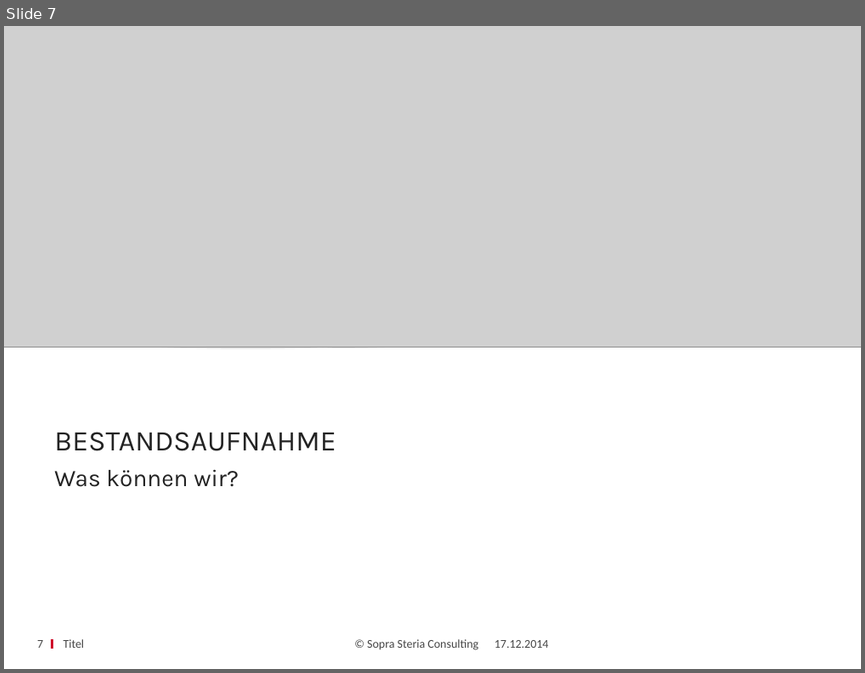
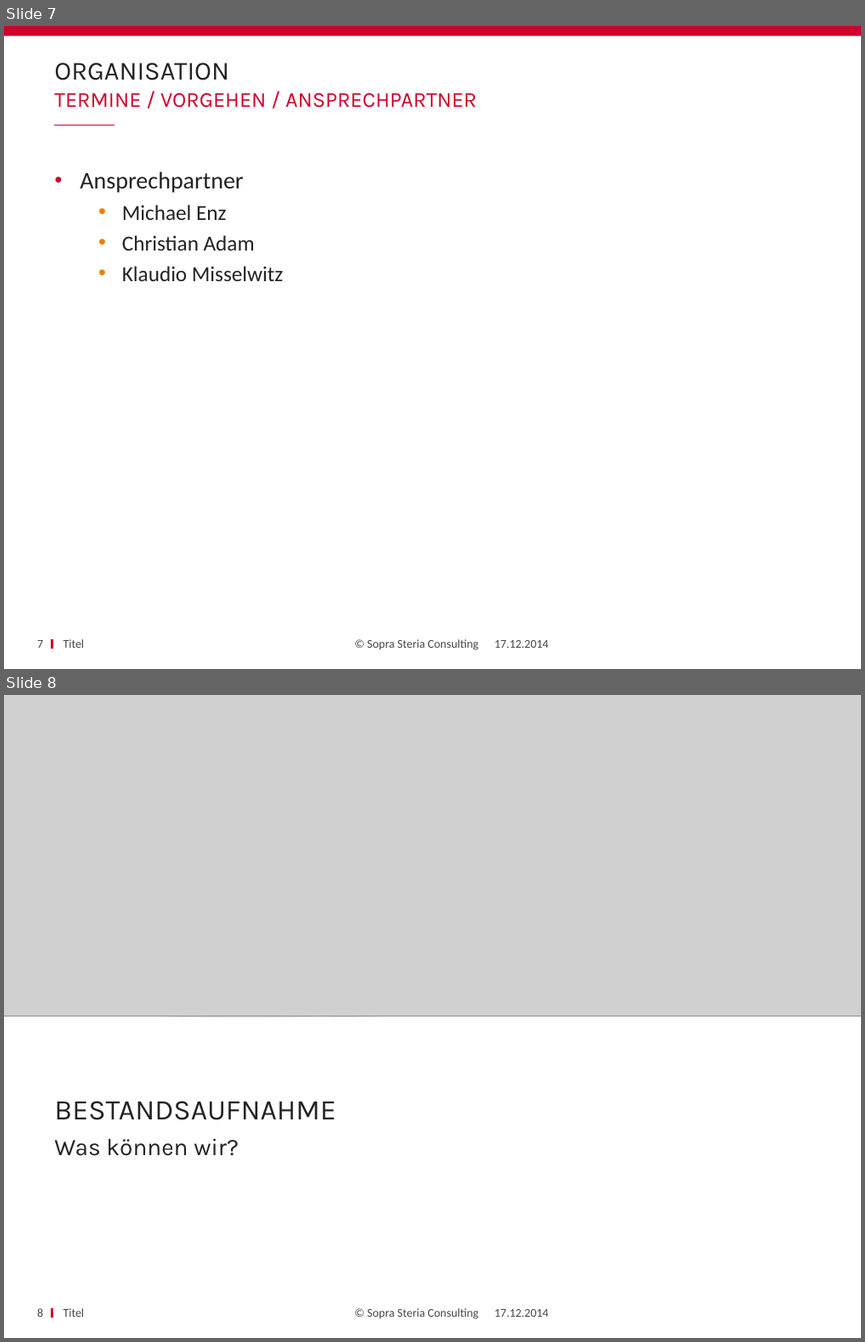
Before and after one commit to amueller0011stad/techupdate, a slide deck: TechUpdate_Status.pptx. Shown one above the other, each under a label of ours: slide 7 before the commit, slides 7 and 8 after it. The pictures are 865x673 and 865x1342 pixels, drawn with LibreOffice and Linux fonts; fonts in the diff are those of the drawing; grey boxes stand for pictures; background and template pictures are left out. Boxes give left, top, right and bottom in pixels: in the first picture for what was removed or moved away, otherwise in the second. Text is boxed around its words. In the diff, an @@ line names an element or a change of style, - is before the commit and + after.

```diff
--- a/TechUpdate_Status.pptx
+++ b/TechUpdate_Status.pptx
@@ slide 7 added at (4, 26, 861, 669), background #FFFFFF; not listed: 2 template elements that a slide beside it also shows @@
@@ rectangle added at (4, 26, 861, 36), fill #CF022B @@
@@ title added at (54, 63, 229, 80), 22 pt, text #232323 @@
+ORGANISATION
@@ text added at (54, 93, 477, 108), 18 pt, text #CF022B @@
+TERMINE / VORGEHEN / ANSPRECHPARTNER
@@ line added from (54, 125) to (114, 125), #CF022B 1 pt @@
@@ text added at (80, 171, 283, 281), 18 pt, text #232323 @@
+• Ansprechpartner
+  • Michael Enz
+  • Christian Adam
+  • Klaudio Misselwitz
@@ page number added at (37, 640, 43, 647), 10 pt, text #464646 @@
+7
@@ text added at (64, 639, 85, 647), 10 pt, text #464646 @@
+Titel
@@ text added at (494, 640, 549, 647), 10 pt, text #464646 @@
+17.12.2014
@@ what was slide 7 is now slide 8 @@
@@ page number at (37, 1308, 43, 1316): text changed @@
-7
+8
```
Also in this commit, not shown: 2 slides changed.
